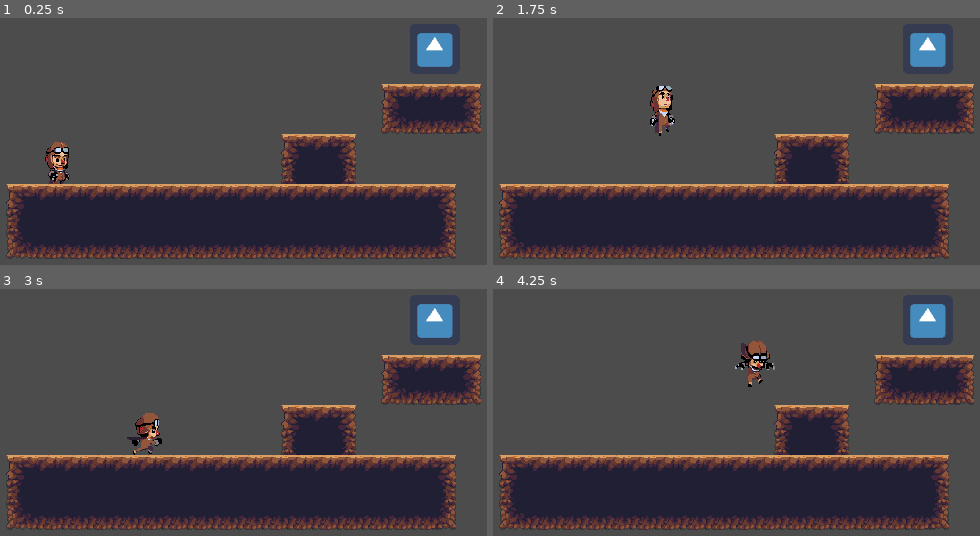
Above: before the commit, frames 1-4 (two rows, left to right).
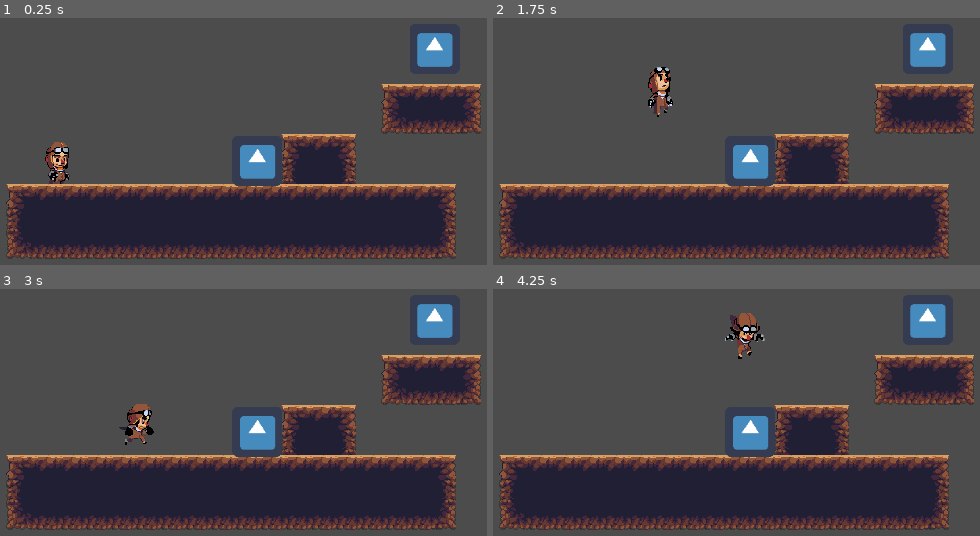
Above: after the commit, the same moments.

Repository: JellyWX/Godot-Test-Project
Game: Godot game, scene res://WorldNode.tscn
Two runs of this game, one before a commit and one after it. Both use one fixed random seed, a clock stepped at 60 frames per second and the inputs below. The engine's default icon, where the game draws it, is replaced by a stand-in: a white triangle on a blue panel in a dark square.
Inputs:
- Up to frame 1 (0.25 s): no input
- Up to frame 2 (1.75 s): tap Enter at 0.5 s; hold Right (ui_right) from 0.53 s (still down); tap Up (ui_up) at 0.77, 1.52 s
- Up to frame 3 (3 s): release Right (ui_right) at 2.03 s; hold Left (ui_left) 2.03-2.78 s; hold Right (ui_right) from 2.78 s (still down)
- Up to frame 4 (4.25 s): keep holding Right (ui_right); tap Up (ui_up) at 3.02, 3.77 s

The runs differ from the first frame. In frame 1, 1.1% of the frame differs, in the area x 48-58%, y 51-69%; in frame 2, 2.1%; in frame 3, 2.1%; in frame 4, 2.5%, in the area x 47-58%, y 9-69%.

Commit message:
added a method that prevents the character falling down slopes

Diff:
--- a/Player.gd
+++ b/Player.gd
@@ -10,6 +10,9 @@
 const RUN_ACCELERATOR = 45
 const JUMP_HEIGHT = 450
 const RUN_SPEED = 120
+
+func on_slope():
+    return test_move(transform, Vector2(1, 0)) or test_move(transform, Vector2(-1, 0))
 
 func _physics_process(delta):
     stopping = false
@@ -40,7 +43,10 @@
             motion.y = -JUMP_HEIGHT
 
         if stopping:
-            motion.x = lerp(motion.x, 0, 0.2)
+            if not on_slope():
+                motion.x = lerp(motion.x, 0, 0.2)
+            else:
+                motion.x = 0
 
     else:
         ANIM.play('jump')
--- a/WorldNode.tscn
+++ b/WorldNode.tscn
@@ -1,8 +1,15 @@
-[gd_scene load_steps=4 format=2]
+[gd_scene load_steps=6 format=2]
 
 [ext_resource path="res://Progressor.tscn" type="PackedScene" id=1]
 [ext_resource path="res://Player.tscn" type="PackedScene" id=2]
 [ext_resource path="res://JungleTiles.tres" type="TileSet" id=3]
+[ext_resource path="res://icon.png" type="Texture" id=4]
+
+[sub_resource type="SegmentShape2D" id=1]
+
+custom_solver_bias = 0.0
+a = Vector2( 32.9942, -32.5655 )
+b = Vector2( -189.137, 30.9007 )
 
 [node name="WorldNode" type="Node" index="0"]
 
@@ -39,3 +46,25 @@
 __meta__ = {
 "_edit_lock_": true
 }
+
+[node name="StaticBody2D" type="StaticBody2D" parent="." index="3"]
+
+position = Vector2( 329.305, 240.094 )
+input_pickable = false
+collision_layer = 1
+collision_mask = 1
+constant_linear_velocity = Vector2( 0, 0 )
+constant_angular_velocity = 0.0
+friction = 1.0
+bounce = 0.0
+__meta__ = {
+"_edit_group_": true
+}
+
+[node name="Sprite" type="Sprite" parent="StaticBody2D" index="0"]
+
+texture = ExtResource( 4 )
+
+[node name="CollisionShape2D" type="CollisionShape2D" parent="StaticBody2D" index="1"]
+
+shape = SubResource( 1 )
